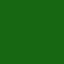
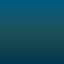
Layer changes from the first 64×64 image to the second:
added layer "lightblue_base" in group "target" over [0, 0, 64, 64]
renamed "green_bg" to "green_base", hid it over [0, 0, 64, 64]
